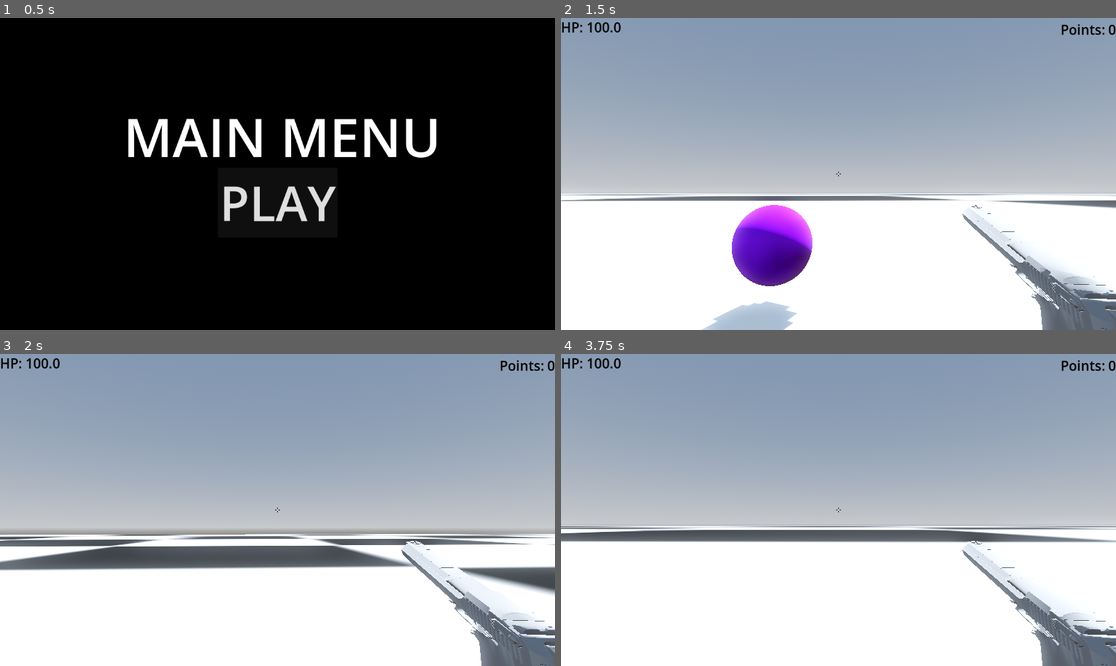
Above: before the commit, frames 1-4 (two rows, left to right).
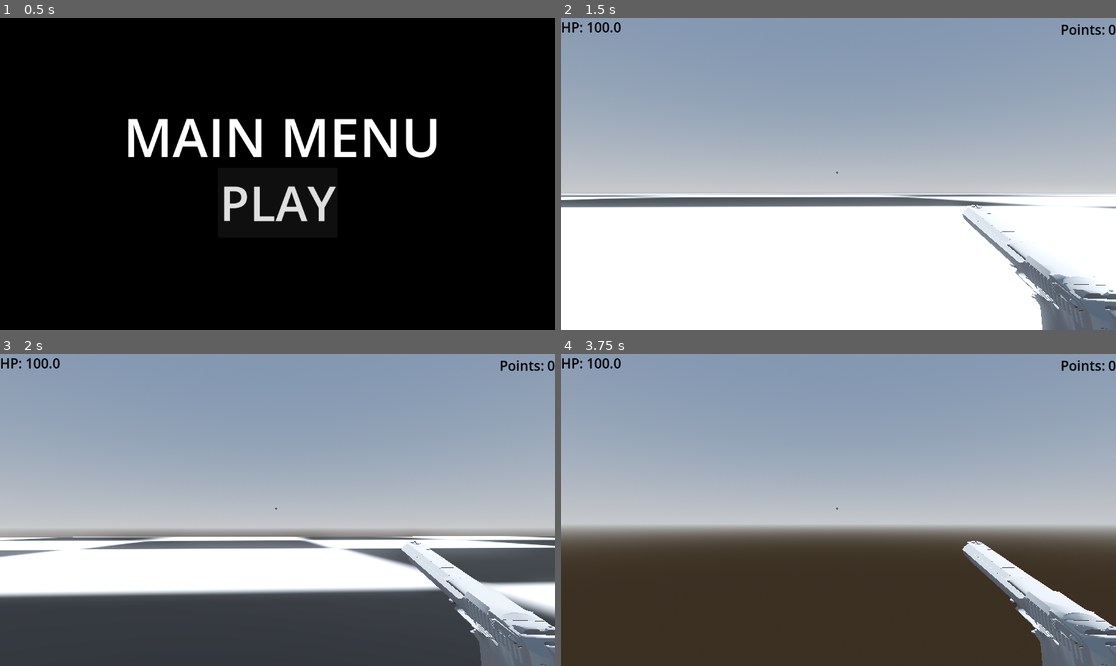
Above: after the commit, the same moments.

Repository: Lrcoder401/3dgameeeee-lukas
Game: Godot game, scene res://Main_menu.tscn
The game is run twice, just before and just after one commit, with the same random seed, the same clock (stepped at 60 frames per second) and the same inputs.
Inputs (mouse positions are in pixels of both pictures, inside the frame that each line leads up to):
- Up to frame 1 (0.5 s): no input
- Up to frame 2 (1.5 s): click "PLAY" at 0.5 s; tap Enter at 1.25 s; move the mouse to (866, 174) at 1.27 s; hold W (move_forward) from 1.28 s (still down); tap Shift (shoot) at 1.35 s
- Up to frame 3 (2 s): keep holding W (move_forward); tap Space (ui_select) at 1.52 s
- Up to frame 4 (3.75 s): keep holding W (move_forward); move the mouse to (810, 510) at 2.02 s; tap J at 2.1, 3.6 s; tap Space (ui_select) at 2.27 s; move the mouse to (849, 503) at 2.77 s; tap Shift (shoot) at 2.85 s; move the mouse to (832, 516) at 3.52 s

Frame 1 is identical in both runs. In frame 2, 7.3% of the frame differs, in the area x 0-100%, y 49-100%; in frame 3, 31%; in frame 4, 41%.

Commit message:
added a highscore system to the game

Diff:
--- a/gameover.tscn
+++ b/gameover.tscn
@@ -1,4 +1,6 @@
-[gd_scene load_steps=2 format=3 uid="uid://brj8osn2vgcoi"]
+[gd_scene load_steps=3 format=3 uid="uid://brj8osn2vgcoi"]
+
+[ext_resource type="Script" uid="uid://bsp1fe7ny8iy5" path="res://reset_button.gd" id="1_4nh4k"]
 
 [sub_resource type="Theme" id="Theme_agnh8"]
 
@@ -56,3 +58,34 @@
 theme_override_colors/font_color = Color(1, 1, 1, 1)
 text = "Points: 0"
 horizontal_alignment = 1
+
+[node name="reset button" type="Button" parent="Ui"]
+layout_mode = 1
+anchors_preset = -1
+anchor_left = 0.441
+anchor_top = 0.701
+anchor_right = 0.559
+anchor_bottom = 0.819
+offset_left = 42.968
+offset_top = 45.752
+offset_right = -42.968
+offset_bottom = 0.287964
+grow_horizontal = 2
+grow_vertical = 0
+theme_override_font_sizes/font_size = 50
+text = "Retry"
+script = ExtResource("1_4nh4k")
+
+[node name="Highschore" type="Label" parent="Ui"]
+layout_mode = 1
+anchors_preset = -1
+anchor_left = 0.897
+anchor_right = 1.0
+anchor_bottom = 0.043
+offset_left = 40.656
+offset_bottom = -4.864
+grow_horizontal = 0
+theme_override_font_sizes/font_size = 20
+text = "Highscore: 0"
+
+[connection signal="pressed" from="Ui/reset button" to="Ui/reset button" method="_on_pressed"]
--- /dev/null
+++ b/highscore.gd
@@ -0,0 +1,16 @@
+extends Node
+#@export var totalpoints: float
+
+var points
+
+
+func _ready() -> void:
+	points = 0
+
+
+func add_points(value) :
+	points += value
+	#100
+
+func set_points(value) :
+	points = value
--- a/node.tscn
+++ b/node.tscn
@@ -1,7 +1,6 @@
-[gd_scene load_steps=18 format=3 uid="uid://b311e8b4nbtd7"]
+[gd_scene load_steps=17 format=3 uid="uid://b311e8b4nbtd7"]
 
 [ext_resource type="Texture2D" uid="uid://dd5jy5kpig2ed" path="res://New Piskel (45).png" id="1_8bwep"]
-[ext_resource type="Texture2D" uid="uid://jbdewxcxd566" path="res://aim.png" id="5_wr2u8"]
 [ext_resource type="PackedScene" uid="uid://7olacclr6lum" path="res://cylinder.tscn" id="7_17tku"]
 [ext_resource type="PackedScene" uid="uid://vsqe6hlgygdr" path="res://explosion.tscn" id="8_58s77"]
 [ext_resource type="PackedScene" uid="uid://d2h8ydru4lqua" path="res://player.tscn" id="8_5040y"]
@@ -68,22 +67,6 @@
 
 [node name="CanvasLayer" type="CanvasLayer" parent="."]
 
-[node name="TextureRect" type="TextureRect" parent="CanvasLayer"]
-anchors_preset = 8
-anchor_left = 0.5
-anchor_top = 0.5
-anchor_right = 0.5
-anchor_bottom = 0.5
-offset_left = -6.0
-offset_top = -6.0
-offset_right = 6.0
-offset_bottom = 6.0
-grow_horizontal = 2
-grow_vertical = 2
-mouse_filter = 2
-texture = ExtResource("5_wr2u8")
-expand_mode = 1
-
 [node name="explosion" parent="." instance=ExtResource("8_58s77")]
 transform = Transform3D(1, 0, 0, 0, 1, 0, 0, 0, 1, 117.008, 0.771793, 124.336)
 surface_material_override/0 = SubResource("StandardMaterial3D_tklio")
--- a/player.gd
+++ b/player.gd
@@ -1,4 +1,6 @@
 extends CharacterBody3D
+
+static var highscore = 0
 
 @onready var ray_cast_3d = $RayCast3D
 @onready var MainCamera = get_node("Camera3D")
@@ -8,8 +10,10 @@
 @export var MouseSenstivity = 0.001
 @export var movement = Vector3()
 var dead = false
+
 # Called when the node enters the scene tree for the first time.
 func _ready() -> void:
+	$"points".set_points(0)
 	Input.set_mouse_mode(Input.MOUSE_MODE_CAPTURED) # Replace with function body.
 	print(get_node("/root/").name)
 	print($"health".health)
@@ -42,16 +46,16 @@
 
 		var movement = Vector3()
 		var input = Input.get_action_strength("move_forward")
-		movement += input * basis.z * -300.0 * delta
+		movement += input * basis.z * -3000.0 * delta
 
 		input = Input.get_action_strength("move_backward")
-		movement += input * basis.z * 300.0 * delta
+		movement += input * basis.z * 3000.0 * delta
 
 		input = Input.get_action_strength("move_left")
-		movement += input * basis.x * -300.0 * delta
+		movement += input * basis.x * -3000.0 * delta
 
 		input = Input.get_action_strength("move_right")
-		movement += input * basis.x * 300.0 * delta
+		movement += input * basis.x * 3000.0 * delta
 
 		velocity.x = movement.x
 		velocity.z = movement.z
@@ -79,10 +83,18 @@
 	Input.set_mouse_mode(Input.MOUSE_MODE_VISIBLE)
 	$"Gameover/Ui/POINTS".text = "Points: "+str($"points".points)
 	print("point %d" % $"points".points)
+	if $"points".points > highscore :
+		highscore = $"points".points
+	$"Gameover/Ui/Highschore".text = "Highscore: "+str(highscore)
+	print("point %d" % $"points".points)
 	var root=get_node("/root/Node3D/")
+	$"points".points = 0
+
 	for node in root.get_children():
 		if node == self :
 			continue
+
+
 		node.queue_free()
 	#self.CollisionShape3D.queue_free()
 	#self.MeshInstance3D.queue_free()
--- a/player.tscn
+++ b/player.tscn
@@ -6,6 +6,7 @@
 [ext_resource type="Script" uid="uid://c4dw8moc7g4qv" path="res://ray_cast_3d.gd" id="4_hmci5"]
 [ext_resource type="Script" uid="uid://cfj2h3nr3u7g8" path="res://health.gd" id="5_ov0gt"]
 [ext_resource type="Script" uid="uid://d3r2dn5yyrfxa" path="res://points.gd" id="6_hndn6"]
+[ext_resource type="Texture2D" uid="uid://jbdewxcxd566" path="res://aim.png" id="7_1jxqw"]
 
 [sub_resource type="CapsuleShape3D" id="CapsuleShape3D_3aoay"]
 radius = 0.25
@@ -18,7 +19,6 @@
 [sub_resource type="Theme" id="Theme_eulqk"]
 
 [node name="Player" type="CharacterBody3D"]
-transform = Transform3D(1, 0, 0, 0, 1, 0, 0, 0, 1, -12.7985, 0.657821, -1.50676)
 collision_mask = 255
 script = ExtResource("1_6q1d3")
 
@@ -81,4 +81,21 @@
 text = "Points: HERE"
 horizontal_alignment = 2
 
+[node name="TextureRect" type="TextureRect" parent="HUD"]
+anchors_preset = -1
+anchor_left = 0.495
+anchor_top = 0.491
+anchor_right = 0.505
+anchor_bottom = 0.509
+offset_left = -0.240051
+offset_top = -0.16803
+offset_right = 0.23999
+offset_bottom = 0.167999
+grow_horizontal = 2
+grow_vertical = 2
+scale = Vector2(0.55, 0.55)
+mouse_filter = 2
+texture = ExtResource("7_1jxqw")
+expand_mode = 1
+
 [connection signal="dead" from="health" to="." method="_on_health_dead"]
--- /dev/null
+++ b/reset_button.gd
@@ -0,0 +1,3 @@
+extends Button
+func _on_pressed() -> void:
+	get_tree().change_scene_to_file("res://node.tscn")
Not shown, added: highscore.gd.uid
Not shown: 1 places in player.tscn that only renumber resources
Not shown, added: reset_button.gd.uid
